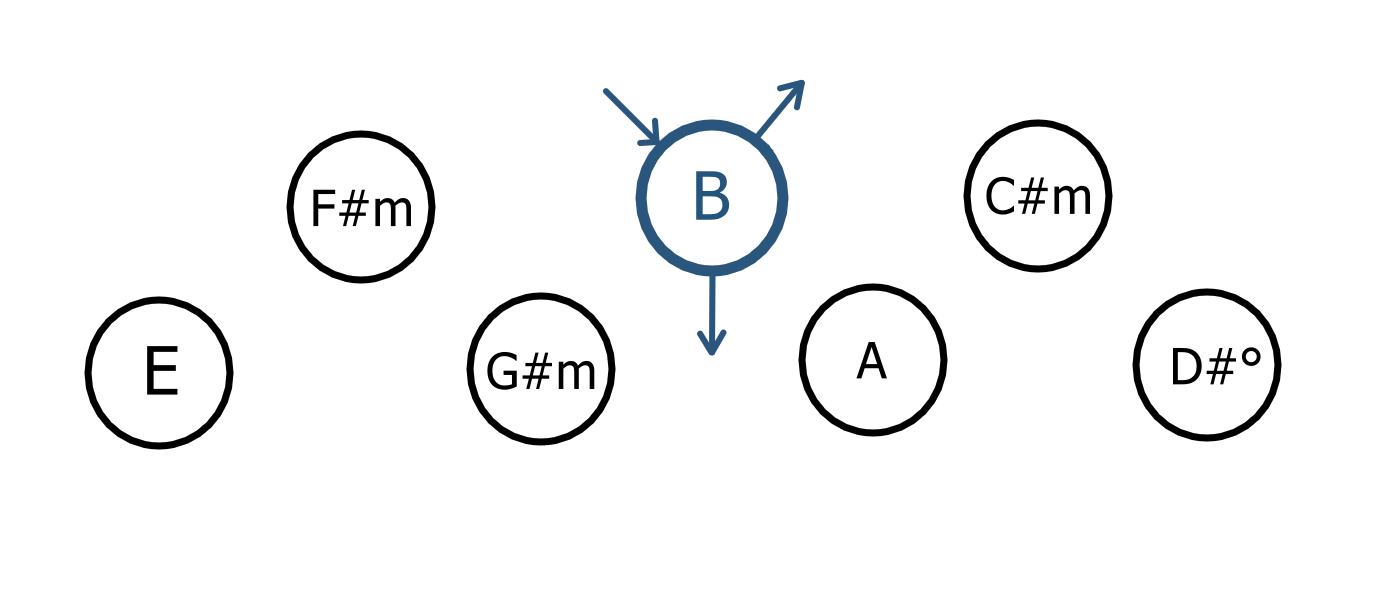
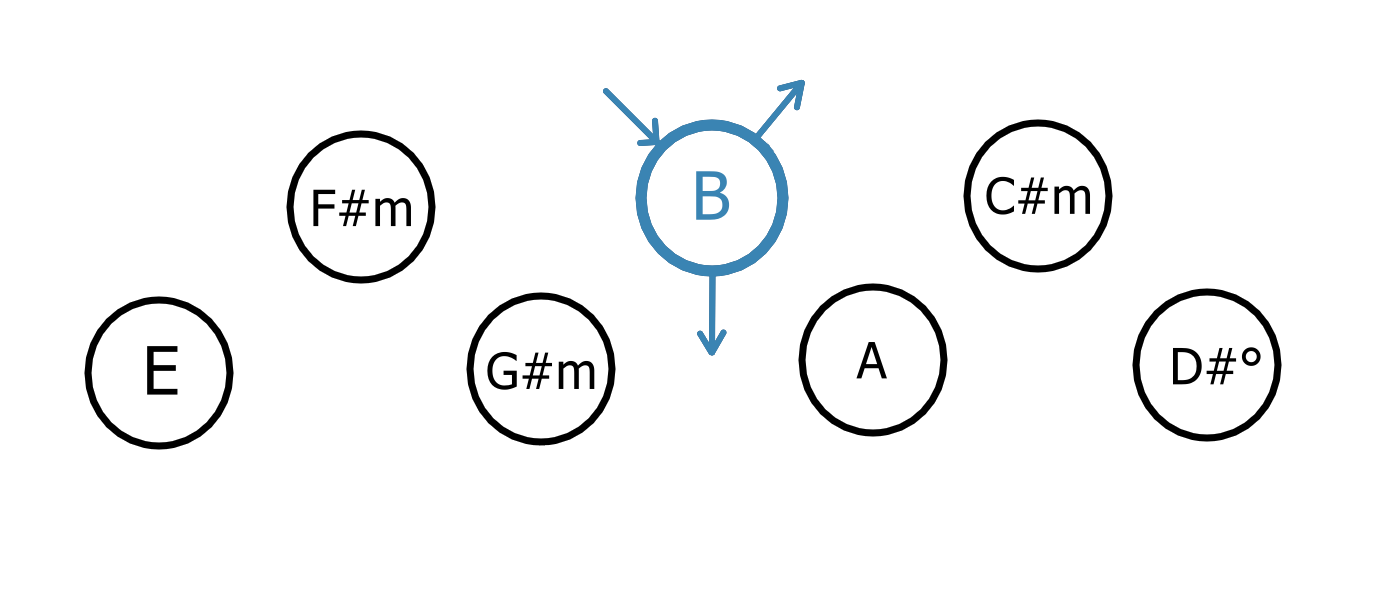
Revision of a layered 1400px x 600px image; what changed, layer by layer:
painted on "Ring" (3rd of 7, in "5" › "Unselected") over [704, 248, 771, 356]
painted on "Paint Layer 7" over [603, 80, 805, 356]
painted on "Paint Layer 2" (4th of 7, in "4" › "Selected") over [603, 80, 805, 356]
